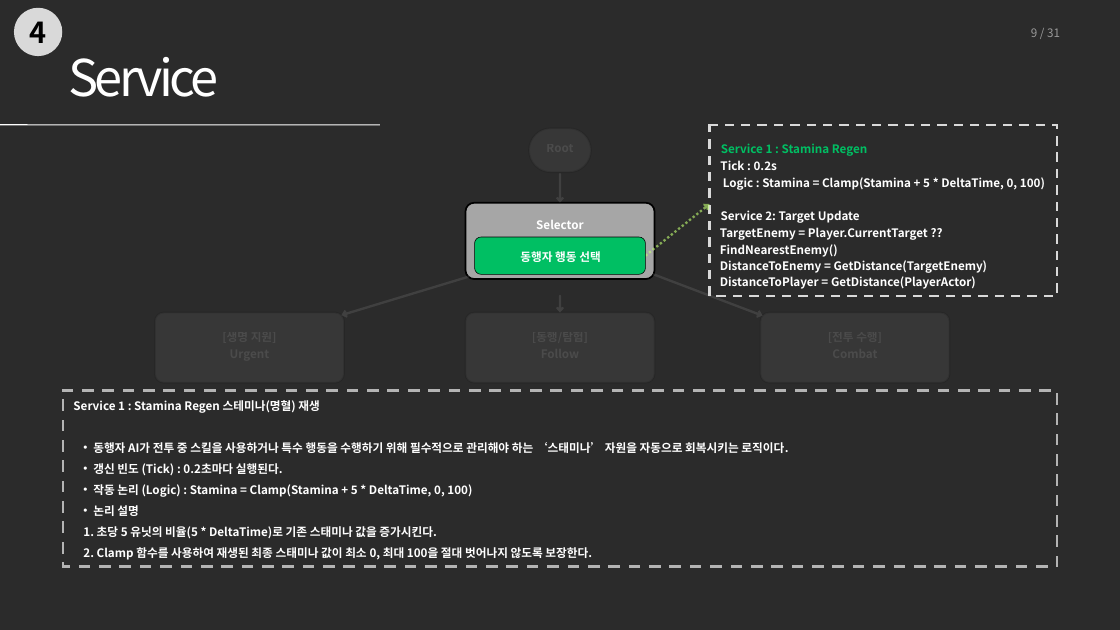
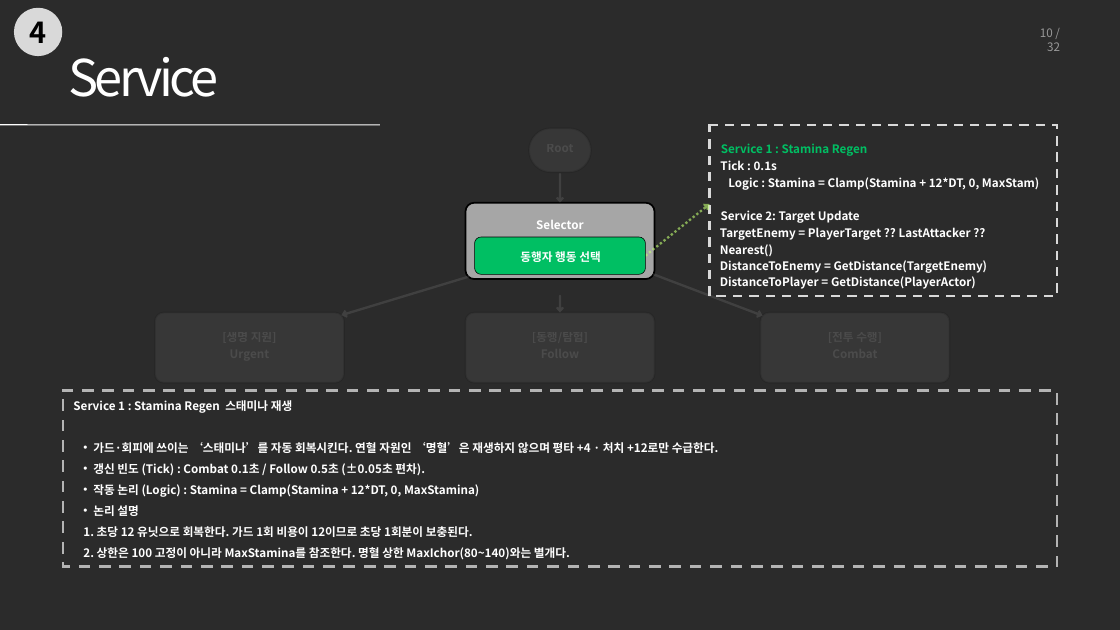
Before and after one commit to 0518tune/portfolio, a slide deck: slide 10 of files/수정본/동행자_BT설계.pptx (slide 9 before the commit). Drawn at 1120x630 pixels with LibreOffice and Linux fonts; fonts in the diff are those of the drawing; background and template pictures are left out; a plain dark background stands for a picture behind light text. Boxes give left, top, right and bottom in pixels: in the first picture for what was removed or moved away, otherwise in the second. Text is boxed around its words. In the diff, an @@ line names an element or a change of style, - is before the commit and + after.

```diff
--- a/files/수정본/동행자_BT설계.pptx
+++ b/files/수정본/동행자_BT설계.pptx
@@ text at (1040,28,1060,51): text changed @@
-9 / 31
+10 / 32
@@ text at (728,177,1039,190): text changed @@
-Logic : Stamina = Clamp(Stamina + 5 * DeltaTime, 0, 100)
+Logic : Stamina = Clamp(Stamina + 12*DT, 0, MaxStam)
@@ text at (720,227,971,256): text changed @@
-TargetEnemy = Player.CurrentTarget ?? FindNearestEnemy()
+TargetEnemy = PlayerTarget ?? LastAttacker ?? Nearest()
@@ text at (73,400,719,497): text changed @@
-Service 1 : Stamina Regen 스테미나(명혈) 재생
-  • 동행자 AI가 전투 중 스킬을 사용하거나 특수 행동을 수행하기 위해 필수적으로 관리해야 하는 ‘스태미나’ 자원을 자동으로 회복시키는 로직이다.
-  • 갱신 빈도 (Tick) : 0.2초마다 실행된다.
-  • 작동 논리 (Logic) : Stamina = Clamp(Stamina + 5 * DeltaTime, 0, 100)
+Service 1 : Stamina Regen 스태미나 재생
+  • 가드·회피에 쓰이는 ‘스태미나’를 자동 회복시킨다. 연혈 자원인 ‘명혈’은 재생하지 않으며 평타 +4 · 처치 +12로만 수급한다.
+  • 갱신 빈도 (Tick) : Combat 0.1초 / Follow 0.5초 (±0.05초 편차).
+  • 작동 논리 (Logic) : Stamina = Clamp(Stamina + 12*DT, 0, MaxStamina)
@@ text at (97,526,570,559): text changed @@
-  1. 초당 5 유닛의 비율(5 * DeltaTime)로 기존 스태미나 값을 증가시킨다.
-  2. Clamp 함수를 사용하여 재생된 최종 스태미나 값이 최소 0, 최대 100을 절대 벗어나지 않도록 보장한다.
+  1. 초당 12 유닛으로 회복한다. 가드 1회 비용이 12이므로 초당 1회분이 보충된다.
+  2. 상한은 100 고정이 아니라 MaxStamina를 참조한다. 명혈 상한 MaxIchor(80~140)와는 별개다.
```
Also in this commit, not shown: 28 other slides changed, 2 slides added, 1 slide removed, 6 other files.
